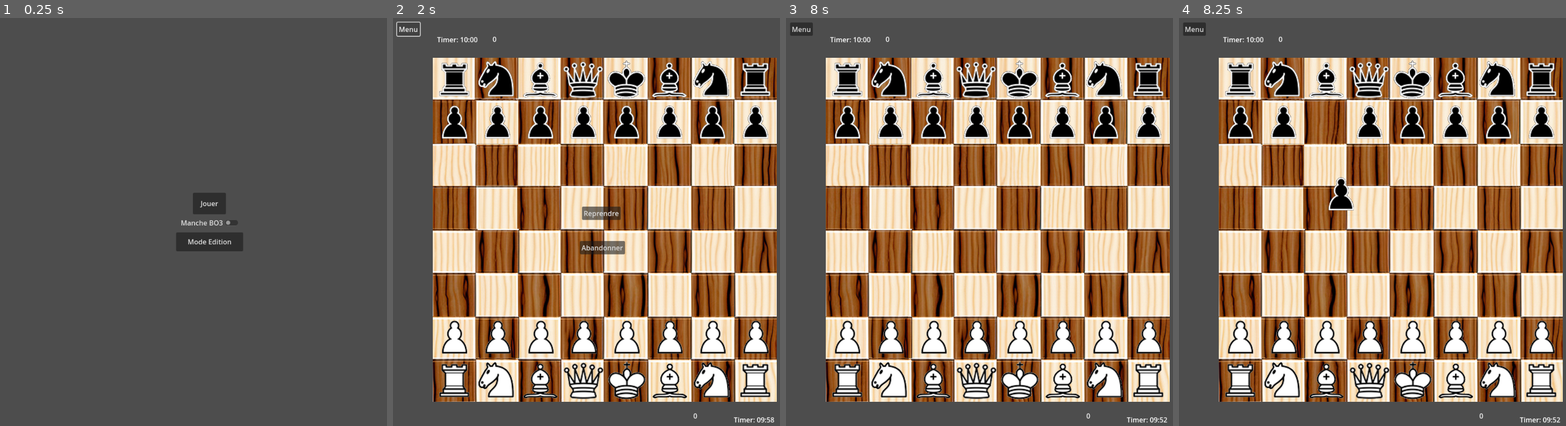
Above: before the commit, frames 1-4 (left to right).
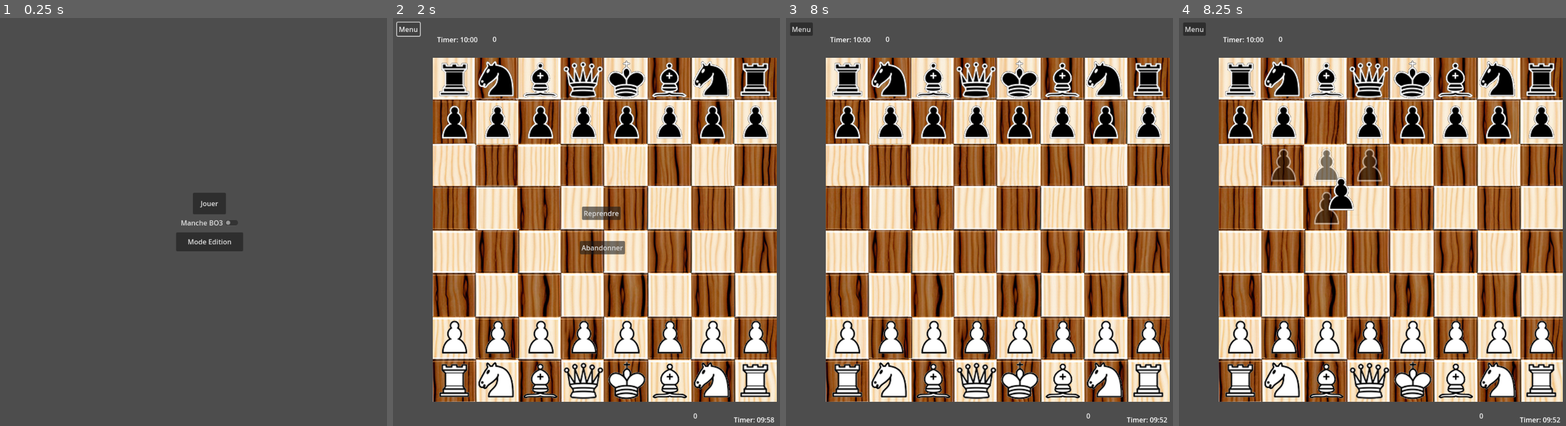
Above: after the commit, the same moments.

Repository: FabriceValmont/ChessGame-in-Godot4
Game: Godot game, scene res://Scene/menu.tscn
The game is run twice, just before and just after one commit, with the same random seed, the same clock (stepped at 60 frames per second) and the same inputs.
Inputs (mouse positions are in pixels of both pictures, inside the frame that each line leads up to):
- Up to frame 1 (0.25 s): no input
- Up to frame 2 (2 s): click "Jouer" at 0.5 s; click "Menu" at 1.25 s
- Up to frame 3 (8 s): click "Reprendre" at 2 s; tap Enter at 2.75, 4.25, 5.75 s; move the mouse to (1091, 209) at 2.77 s; hold Shift 2.78-3.5 s; click (1091, 209) at 2.92 s; tap Space at 3.5, 5, 7.25 s; drag from (909, 250) to (847, 336) at 3.52 s; move the mouse to (1041, 136) at 4.27 s; tap Ctrl at 4.35 s; click (1041, 136) at 4.42 s; drag from (975, 315) to (1064, 336) at 5.02 s; move the mouse to (1126, 295) at 5.77 s; tap Alt at 5.85 s; click (1126, 295) at 5.92 s; drag from (867, 164) to (933, 336) at 6.52 s; move the mouse to (1018, 230) at 7.27 s; hold Shift from 7.28 s (still down); click (1018, 230) at 7.42 s
- Up to frame 4 (8.25 s): release Shift at 8 s; drag from (1326, 124) to (1368, 336) at 8.02 s

Frames 1-3 are identical in both runs. In frame 4, 1.3% of the frame differs, in the area x 23-53%, y 32-51%.
Error in both runs: Invalid access to property or key 'i' on a base object of type 'null instance'. (res://Script/Variable_global.gd:1128)

Commit message:
Affichage Mouvement sauf les pions

Diff:
--- a/Script/Bishop.gd
+++ b/Script/Bishop.gd
@@ -67,8 +67,10 @@
 				z_index = 10
 				checkMaxAllMove()
 				theKingIsBehind()
+				previewAllMove()
 		# Stop dragging if the button is released.
 		if dragging and not event.pressed:
+			deleteAllChildMovePreview()
 			get_node("Area2D/CollisionShape2D").disabled = false
 			if white == true and VariableGlobal.turnWhite == true:
 				moveFinal(VariableGlobal.checkWhite)
@@ -284,3 +286,43 @@
 
 func get_promoteInProgress():
 	return promoteInProgress
+
+func createNewPieceMovePreview(dx,dy,f,color):
+	var previewSprite = Sprite2D.new()
+	previewSprite.texture = load("res://Sprite/Piece/"+ color + "/bishop_" + color.to_lower() +  ".png")
+	previewSprite.centered = true
+	previewSprite.position.x = Position.x + positionChessBoard.x + (100 * f*dx)
+	previewSprite.position.y = Position.y + positionChessBoard.y + (100 * f*dy)
+	previewSprite.z_index = 9
+	previewSprite.modulate.a = 0.5
+	get_node("/root/gameScreen/MovePreview").add_child(previewSprite)
+
+func previewMove(dx, dy, color, color2):
+	for f in range (1,8):
+		if chessBoard[i+(f*dy)][j+(f*dx)] == "x":
+			break
+		if chessBoard[i+(f*dy)][j+(f*dx)] == "0":
+			createNewPieceMovePreview(dx,dy,f,color)
+		elif chessBoard[i+(f*dy)][j+(f*dx)] != "0" and color2 in chessBoard[i+(f*dy)][j+(f*dx)]:
+			createNewPieceMovePreview(dx,dy,f,color)
+			break
+		elif chessBoard[i+(f*dy)][j+(f*dx)] != "0" and color in chessBoard[i+(f*dy)][j+(f*dx)]:
+			break
+
+
+func previewAllMove():
+	if white == true:
+		previewMove(1, -1, "White", "Black")
+		previewMove(-1, 1, "White", "Black")
+		previewMove(-1, -1, "White", "Black")
+		previewMove(1, 1, "White", "Black")
+	elif white == false:
+		previewMove(1, -1, "Black", "White")
+		previewMove(-1, 1, "Black", "White")
+		previewMove(-1, -1, "Black", "White")
+		previewMove(1, 1, "Black", "White")
+
+func deleteAllChildMovePreview():
+	var numberOfChildren = get_node("/root/gameScreen/MovePreview").get_child_count()
+	for f in range(numberOfChildren):
+		get_node("/root/gameScreen/MovePreview").get_child(f).queue_free()
--- a/Script/Knight.gd
+++ b/Script/Knight.gd
@@ -62,8 +62,10 @@
 				dragOffset = event.position - self.position - positionChessBoard
 				z_index = 10
 				theKingIsBehind()
+				previewAllMove()
 		# Stop dragging if the button is released.
 		if dragging and not event.pressed:
+			deleteAllChildMovePreview()
 			get_node("Area2D/CollisionShape2D").disabled = false
 			for f in range (0,8):
 				if white == true and VariableGlobal.turnWhite == true:
@@ -262,3 +264,51 @@
 
 func get_promoteInProgress():
 	return promoteInProgress
+
+func createNewPieceMovePreview(dx,dy,f,color):
+	var previewSprite = Sprite2D.new()
+	previewSprite.texture = load("res://Sprite/Piece/"+ color + "/knight_" + color.to_lower() +  ".png")
+	previewSprite.centered = true
+	previewSprite.position.x = Position.x + positionChessBoard.x + (100 * f*dx)
+	previewSprite.position.y = Position.y + positionChessBoard.y + (100 * f*dy)
+	previewSprite.z_index = 9
+	previewSprite.modulate.a = 0.5
+	get_node("/root/gameScreen/MovePreview").add_child(previewSprite)
+
+func previewMove(dx, dy, color, color2):
+	for f in range (1,2):
+		if chessBoard[i+(f*dy)][j+(f*dx)] == "x":
+			break
+		if chessBoard[i+(f*dy)][j+(f*dx)] == "0":
+			createNewPieceMovePreview(dx,dy,f,color)
+		elif chessBoard[i+(f*dy)][j+(f*dx)] != "0" and color2 in chessBoard[i+(f*dy)][j+(f*dx)]:
+			createNewPieceMovePreview(dx,dy,f,color)
+			break
+		elif chessBoard[i+(f*dy)][j+(f*dx)] != "0" and color in chessBoard[i+(f*dy)][j+(f*dx)]:
+			break
+
+
+func previewAllMove():
+	if white == true:
+		previewMove(1, -2, "White", "Black")
+		previewMove(-1, -2, "White", "Black")
+		previewMove(1, 2, "White", "Black")
+		previewMove(-1, 2, "White", "Black")
+		previewMove(2, -1, "White", "Black")
+		previewMove(-2, -1, "White", "Black")
+		previewMove(2, 1, "White", "Black")
+		previewMove(-2, 1, "White", "Black")
+	elif white == false:
+		previewMove(1, -2, "Black", "White")
+		previewMove(-1, -2, "Black", "White")
+		previewMove(1, 2, "Black", "White")
+		previewMove(-1, 2, "Black", "White")
+		previewMove(2, -1, "Black", "White")
+		previewMove(-2, -1, "Black", "White")
+		previewMove(2, 1, "Black", "White")
+		previewMove(-2, 1, "Black", "White")
+
+func deleteAllChildMovePreview():
+	var numberOfChildren = get_node("/root/gameScreen/MovePreview").get_child_count()
+	for f in range(numberOfChildren):
+		get_node("/root/gameScreen/MovePreview").get_child(f).queue_free()
--- a/Script/Pawn.gd
+++ b/Script/Pawn.gd
@@ -72,8 +72,10 @@
 				dragOffset = event.position - self.position - positionChessBoard
 				z_index = 10
 				theKingIsBehind()
+				previewAllMove()
 		# Stop dragging if the button is released.
 		if dragging and not event.pressed:
+			deleteAllChildMovePreview()
 			get_node("Area2D/CollisionShape2D").disabled = false
 			if white == true and VariableGlobal.turnWhite == true:
 				moveFinal(VariableGlobal.checkWhite)
@@ -491,3 +493,45 @@
 
 func get_promoteInProgress():
 	return promoteInProgress
+
+
+func createNewPieceMovePreview(dx,dy,f,color):
+	var previewSprite = Sprite2D.new()
+	previewSprite.texture = load("res://Sprite/Piece/"+ color + "/pawn_" + color.to_lower() +  ".png")
+	previewSprite.centered = true
+	previewSprite.position.x = Position.x + positionChessBoard.x + (100 * f*dx)
+	previewSprite.position.y = Position.y + positionChessBoard.y + (100 * f*dy)
+	previewSprite.z_index = 9
+	previewSprite.modulate.a = 0.5
+	get_node("/root/gameScreen/MovePreview").add_child(previewSprite)
+
+func previewMove(dx, dy, color, color2):
+	for f in range (1,2):
+		if chessBoard[i+(f*dy)][j+(f*dx)] == "x":
+			break
+		if chessBoard[i+(f*dy)][j+(f*dx)] == "0":
+			createNewPieceMovePreview(dx,dy,f,color)
+		elif chessBoard[i+(f*dy)][j+(f*dx)] != "0" and color2 in chessBoard[i+(f*dy)][j+(f*dx)]:
+			createNewPieceMovePreview(dx,dy,f,color)
+			break
+		elif chessBoard[i+(f*dy)][j+(f*dx)] != "0" and color in chessBoard[i+(f*dy)][j+(f*dx)]:
+			break
+
+
+func previewAllMove():
+	if white == true:
+		previewMove(0, -1, "White", "Black")
+		previewMove(0, -2, "White", "Black")
+		previewMove(-1, -1, "White", "Black")
+		previewMove(1, -1, "White", "Black")
+
+	elif white == false:
+		previewMove(0, 1, "Black", "White")
+		previewMove(0, 2, "Black", "White")
+		previewMove(-1, 1, "Black", "White")
+		previewMove(1, 1, "Black", "White")
+
+func deleteAllChildMovePreview():
+	var numberOfChildren = get_node("/root/gameScreen/MovePreview").get_child_count()
+	for f in range(numberOfChildren):
+		get_node("/root/gameScreen/MovePreview").get_child(f).queue_free()
--- a/Script/king.gd
+++ b/Script/king.gd
@@ -51,8 +51,10 @@
 				dragging = true
 				dragOffset = event.position - self.position - positionChessBoard
 				z_index = 10
+				previewAllMove()
 		# Stop dragging if the button is released.
 		if dragging and not event.pressed:
+			deleteAllChildMovePreview()
 			get_node("Area2D/CollisionShape2D").disabled = false
 			if white == true and VariableGlobal.turnWhite == true:
 				allMove("RookWhite","RookWhite2",attackBlack)
@@ -163,3 +165,53 @@
 
 func get_promoteInProgress():
 	return promoteInProgress
+
+
+func createNewPieceMovePreview(dx,dy,f,color):
+	var previewSprite = Sprite2D.new()
+	previewSprite.texture = load("res://Sprite/Piece/"+ color + "/king_" + color.to_lower() +  ".png")
+	previewSprite.centered = true
+	previewSprite.position.x = Position.x + positionChessBoard.x + (100 * f*dx)
+	previewSprite.position.y = Position.y + positionChessBoard.y + (100 * f*dy)
+	previewSprite.z_index = 9
+	previewSprite.modulate.a = 0.5
+	get_node("/root/gameScreen/MovePreview").add_child(previewSprite)
+
+func previewMove(dx, dy, color, color2, attackColor):
+	for f in range (1,2):
+		if chessBoard[i+(f*dy)][j+(f*dx)] == "x":
+			break
+		if chessBoard[i+(f*dy)][j+(f*dx)] == "0" and attackColor[i+(f*dy)][j+(f*dx)] == 0:
+			createNewPieceMovePreview(dx,dy,f,color)
+		elif chessBoard[i+(f*dy)][j+(f*dx)] != "0" and color2 in chessBoard[i+(f*dy)][j+(f*dx)]\
+		and attackColor[i+(f*dy)][j+(f*dx)] == 0:
+			createNewPieceMovePreview(dx,dy,f,color)
+			break
+		elif chessBoard[i+(f*dy)][j+(f*dx)] != "0" and color in chessBoard[i+(f*dy)][j+(f*dx)]:
+			break
+
+
+func previewAllMove():
+	if white == true:
+		previewMove(0, -1, "White", "Black", VariableGlobal.attackPieceBlackOnTheChessboard)
+		previewMove(0, 1, "White", "Black", VariableGlobal.attackPieceBlackOnTheChessboard)
+		previewMove(-1, 0, "White", "Black", VariableGlobal.attackPieceBlackOnTheChessboard)
+		previewMove(1, 0, "White", "Black", VariableGlobal.attackPieceBlackOnTheChessboard)
+		previewMove(1, -1, "White", "Black", VariableGlobal.attackPieceBlackOnTheChessboard)
+		previewMove(-1, 1, "White", "Black", VariableGlobal.attackPieceBlackOnTheChessboard)
+		previewMove(-1, -1, "White", "Black", VariableGlobal.attackPieceBlackOnTheChessboard)
+		previewMove(1, 1, "White", "Black", VariableGlobal.attackPieceBlackOnTheChessboard)
+	elif white == false:
+		previewMove(0, -1, "Black", "White", VariableGlobal.attackPieceWhiteOnTheChessboard)
+		previewMove(0, 1, "Black", "White", VariableGlobal.attackPieceWhiteOnTheChessboard)
+		previewMove(-1, 0, "Black", "White", VariableGlobal.attackPieceWhiteOnTheChessboard)
+		previewMove(1, 0, "Black", "White", VariableGlobal.attackPieceWhiteOnTheChessboard)
+		previewMove(1, -1, "Black", "White", VariableGlobal.attackPieceWhiteOnTheChessboard)
+		previewMove(-1, 1, "Black", "White", VariableGlobal.attackPieceWhiteOnTheChessboard)
+		previewMove(-1, -1, "Black", "White", VariableGlobal.attackPieceWhiteOnTheChessboard)
+		previewMove(1, 1, "Black", "White", VariableGlobal.attackPieceWhiteOnTheChessboard)
+
+func deleteAllChildMovePreview():
+	var numberOfChildren = get_node("/root/gameScreen/MovePreview").get_child_count()
+	for f in range(numberOfChildren):
+		get_node("/root/gameScreen/MovePreview").get_child(f).queue_free()
--- a/Script/queen.gd
+++ b/Script/queen.gd
@@ -65,8 +65,10 @@
 				z_index = 10
 				checkMaxAllMove()
 				theKingIsBehind()
+				previewAllMove()
 		# Stop dragging if the button is released.
 		if dragging and not event.pressed:
+			deleteAllChildMovePreview()
 			get_node("Area2D/CollisionShape2D").disabled = false
 			if white == true and VariableGlobal.turnWhite == true:
 				moveFinal(VariableGlobal.checkWhite)
@@ -298,3 +300,51 @@
 
 func get_promoteInProgress():
 	return promoteInProgress
+
+func createNewPieceMovePreview(dx,dy,f,color):
+	var previewSprite = Sprite2D.new()
+	previewSprite.texture = load("res://Sprite/Piece/"+ color + "/queen_" + color.to_lower() +  ".png")
+	previewSprite.centered = true
+	previewSprite.position.x = Position.x + positionChessBoard.x + (100 * f*dx)
+	previewSprite.position.y = Position.y + positionChessBoard.y + (100 * f*dy)
+	previewSprite.z_index = 9
+	previewSprite.modulate.a = 0.5
+	get_node("/root/gameScreen/MovePreview").add_child(previewSprite)
+
+func previewMove(dx, dy, color, color2):
+	for f in range (1,8):
+		if chessBoard[i+(f*dy)][j+(f*dx)] == "x":
+			break
+		if chessBoard[i+(f*dy)][j+(f*dx)] == "0":
+			createNewPieceMovePreview(dx,dy,f,color)
+		elif chessBoard[i+(f*dy)][j+(f*dx)] != "0" and color2 in chessBoard[i+(f*dy)][j+(f*dx)]:
+			createNewPieceMovePreview(dx,dy,f,color)
+			break
+		elif chessBoard[i+(f*dy)][j+(f*dx)] != "0" and color in chessBoard[i+(f*dy)][j+(f*dx)]:
+			break
+
+
+func previewAllMove():
+	if white == true:
+		previewMove(0, -1, "White", "Black")
+		previewMove(0, 1, "White", "Black")
+		previewMove(-1, 0, "White", "Black")
+		previewMove(1, 0, "White", "Black")
+		previewMove(1, -1, "White", "Black")
+		previewMove(-1, 1, "White", "Black")
+		previewMove(-1, -1, "White", "Black")
+		previewMove(1, 1, "White", "Black")
+	elif white == false:
+		previewMove(0, -1, "Black", "White")
+		previewMove(0, 1, "Black", "White")
+		previewMove(-1, 0, "Black", "White")
+		previewMove(1, 0, "Black", "White")
+		previewMove(1, -1, "Black", "White")
+		previewMove(-1, 1, "Black", "White")
+		previewMove(-1, -1, "Black", "White")
+		previewMove(1, 1, "Black", "White")
+
+func deleteAllChildMovePreview():
+	var numberOfChildren = get_node("/root/gameScreen/MovePreview").get_child_count()
+	for f in range(numberOfChildren):
+		get_node("/root/gameScreen/MovePreview").get_child(f).queue_free()
